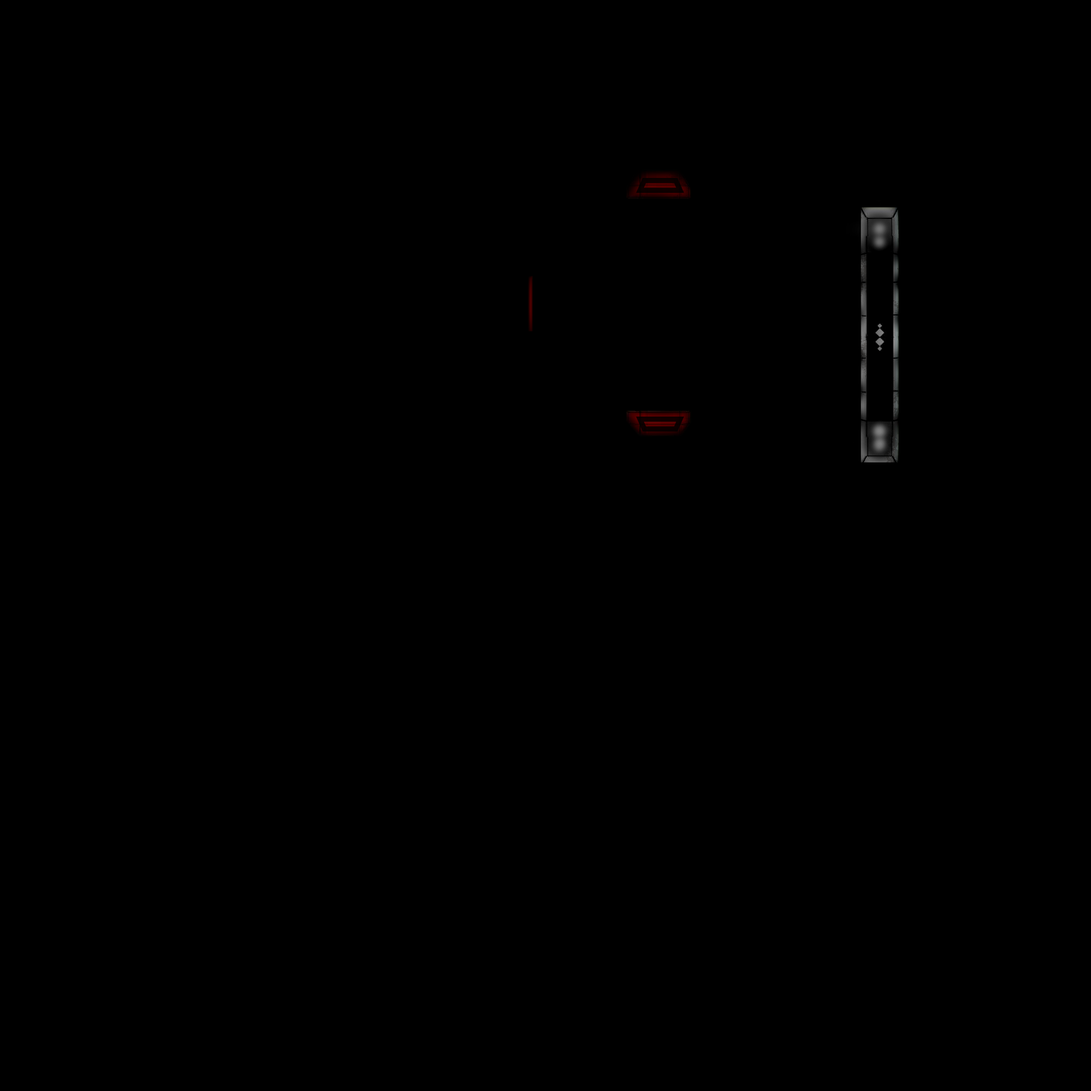
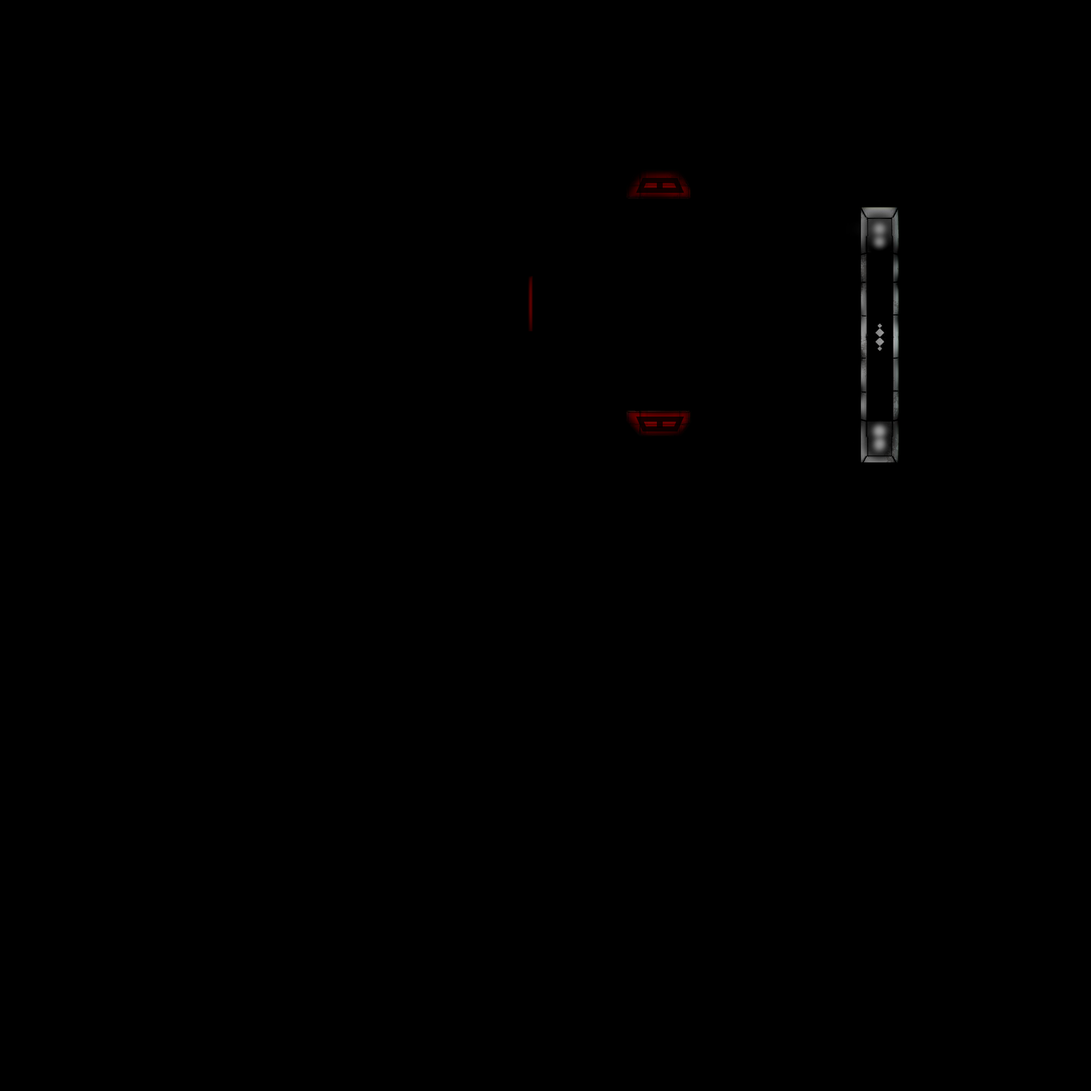
Before/after of a 1091px x 1091px layered artwork. What changed in the layer stack:
"图层 1 拷贝": opacity 42% → 30% over left=528, top=171, right=900, bottom=463
added group "大灯纹路" with 4 layers above "图层 3" over left=636, top=178, right=685, bottom=432
added layer "直线 1 拷贝" (80%) in group "大灯纹路" over left=657, top=421, right=664, bottom=428
added layer "直线 1" (80%) in group "大灯纹路" over left=657, top=182, right=664, bottom=189
moved "矩形 1 拷贝" into group "大灯纹路" over left=636, top=416, right=685, bottom=432
moved "矩形 1" into group "大灯纹路" over left=636, top=178, right=685, bottom=193
